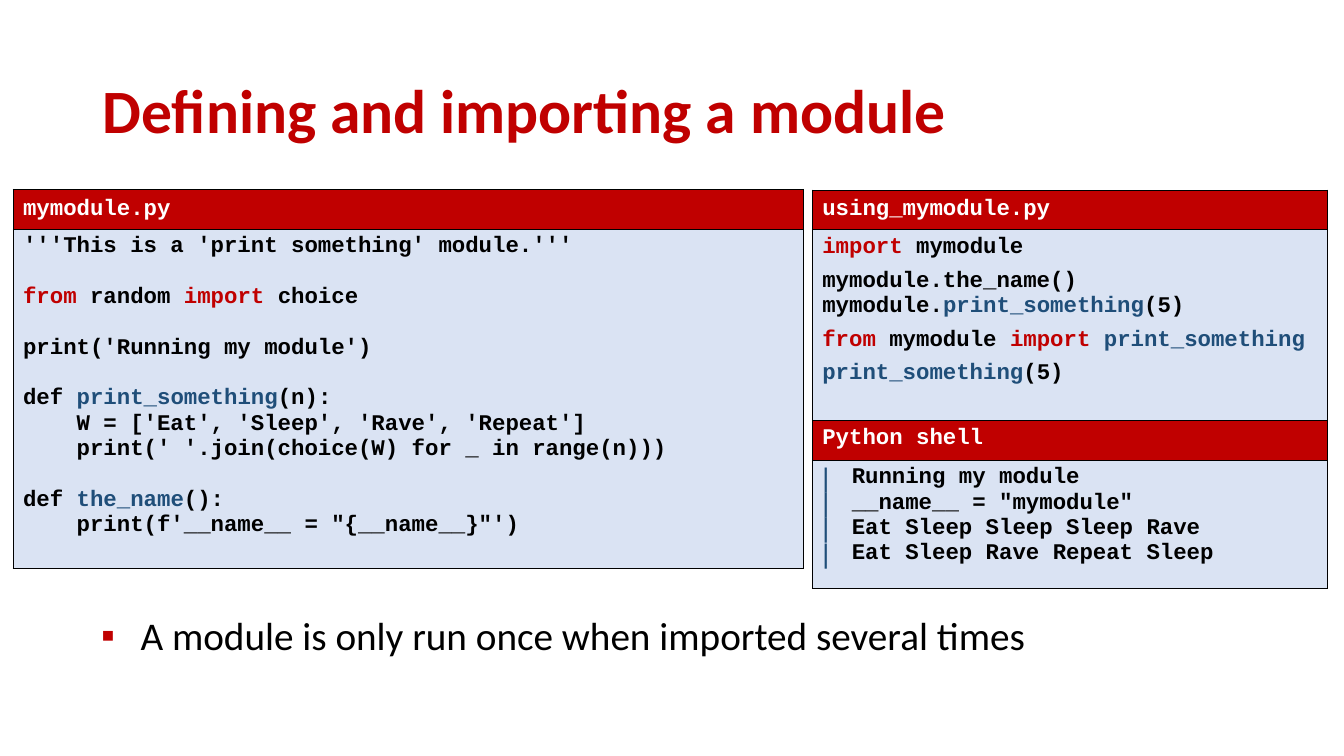
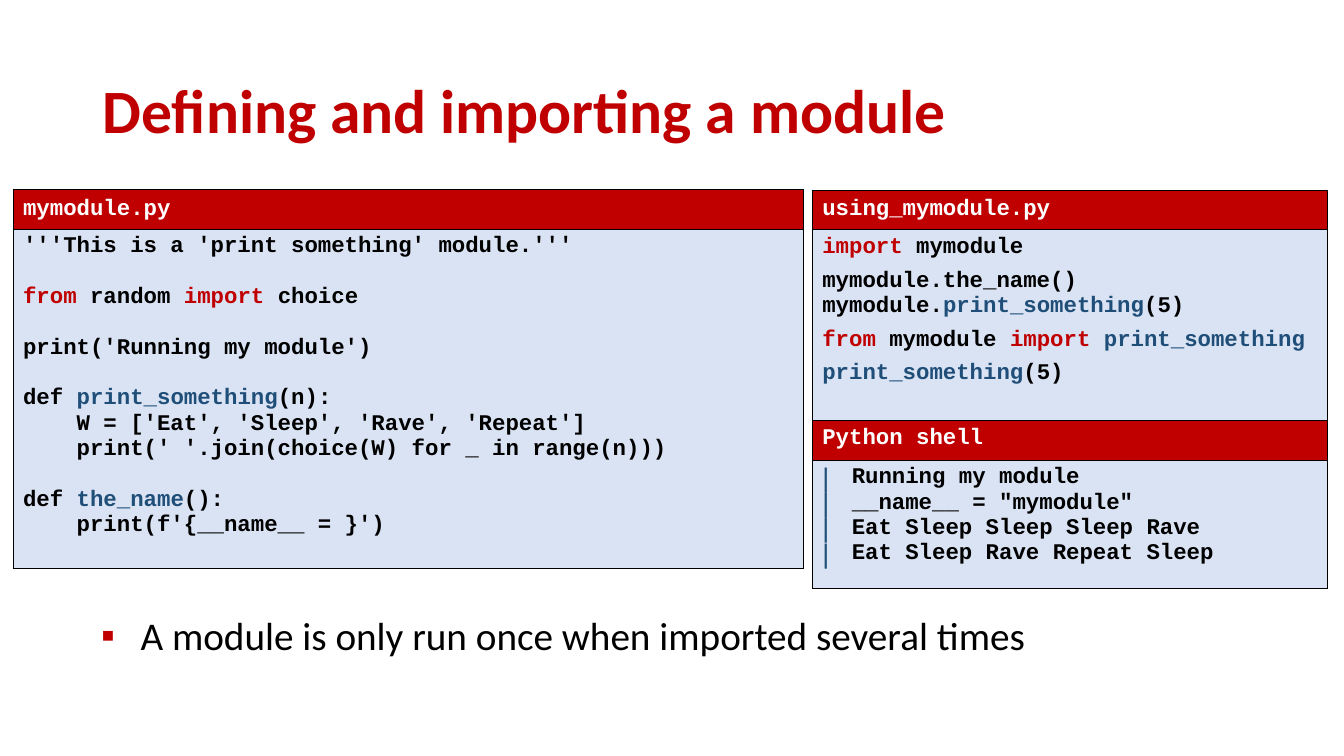
Before and after one commit to gsbrodal/gsbrodal.github.io, a slide deck: slide 3 of ipsa/slides/modules.pptx. Drawn at 1344x756 pixels with LibreOffice and Linux fonts; fonts in the diff are those of the drawing. Boxes give left, top, right and bottom in pixels: in the first picture for what was removed or moved away, otherwise in the second. Text is boxed around its words. In the diff, an @@ line names an element or a change of style, - is before the commit and + after.

Commit message:
all-slides.pdf code.zip generator.pdf generator.pptx modules.pdf modules.pptx

```diff
--- a/ipsa/slides/modules.pptx
+++ b/ipsa/slides/modules.pptx
@@ table at bbox=[13, 190, 804, 589] @@
@@ row 2, column 1: "'''This is a 'print something' module.''' / from random import choice / print('Running my module') / def print_something(n): / W = ['Eat', 'Sleep', 'Rave', 'Repeat'] / print(' '.join(choice(W) for _ in range(n))) / def the_name(): / print(f'__name__ = "{__name__}"')" to "'''This is a 'print something' module.''' / from random import choice / print('Running my module') / def print_something(n): / W = ['Eat', 'Sleep', 'Rave', 'Repeat'] / print(' '.join(choice(W) for _ in range(n))) / def the_name(): / print(f'{__name__ = }')" @@
```
Also in this commit, not shown: 5 other files.
